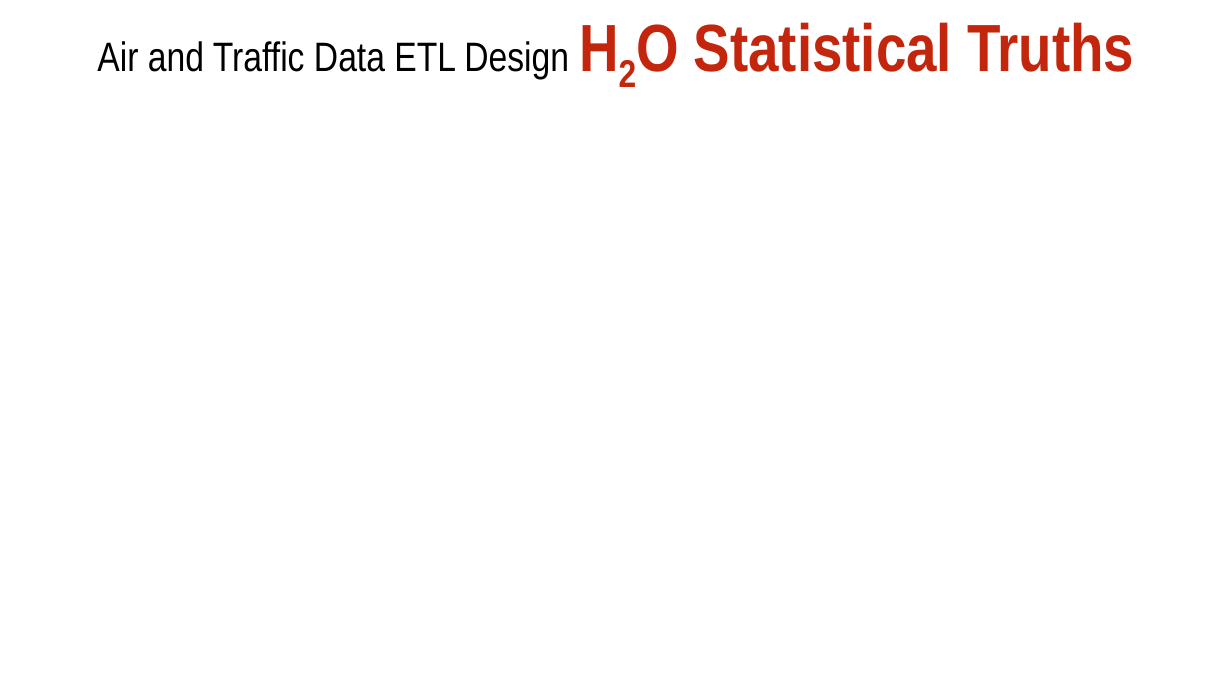
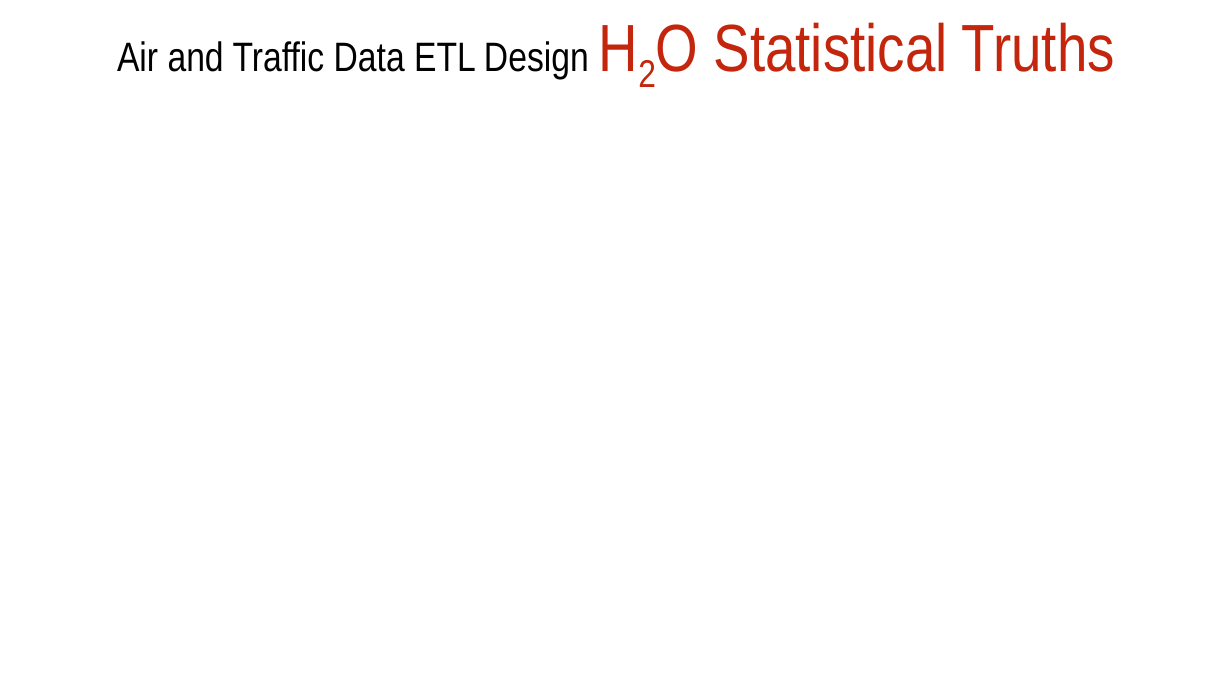
Before and after one commit to shalabyamr/Web_Maps_with_Auto_ML_Forecasts, a slide deck: slide 8 of Report/Pipeline_Process.pptx. Drawn at 1232x693 pixels with LibreOffice and Linux fonts; fonts in the diff are those of the drawing. Boxes give left, top, right and bottom in pixels: in the first picture for what was removed or moved away, otherwise in the second. Text is boxed around its words. In the diff, an @@ line names an element or a change of style, - is before the commit and + after.

Commit message:
Presentation

```diff
--- a/Report/Pipeline_Process.pptx
+++ b/Report/Pipeline_Process.pptx
@@ text "Air and Traffic Data ETL ..." at (117,22,1115,78): bold off in "H2O Statistical Truths" @@
```
Also in this commit, not shown: 5 other files.
